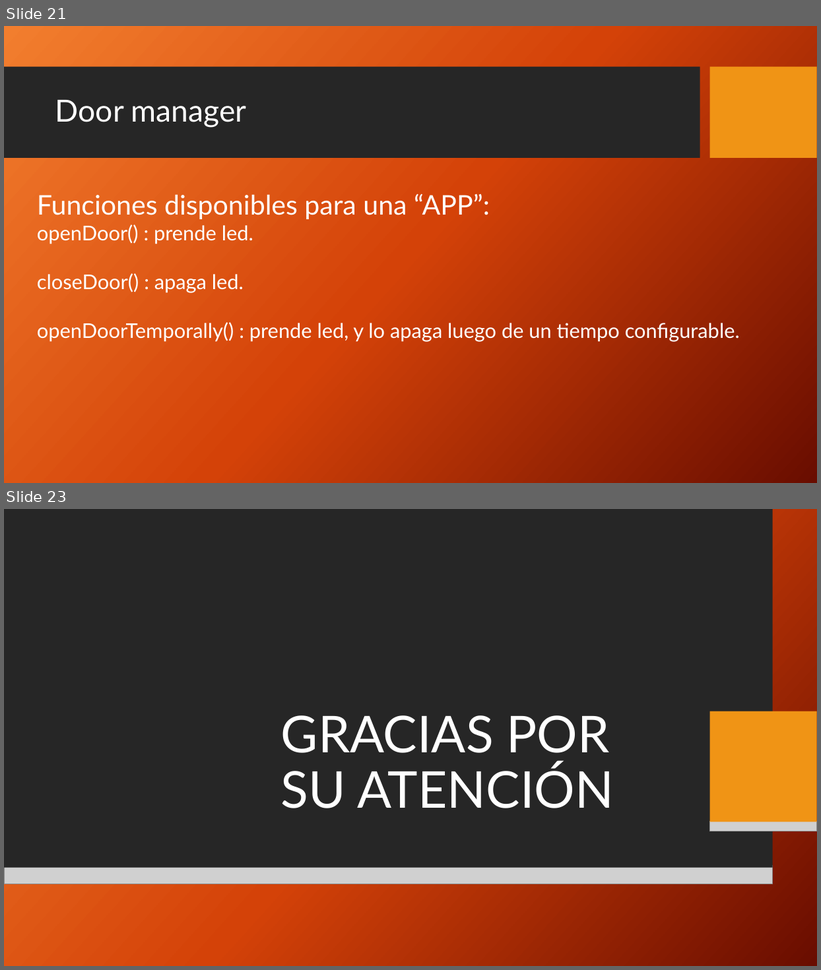
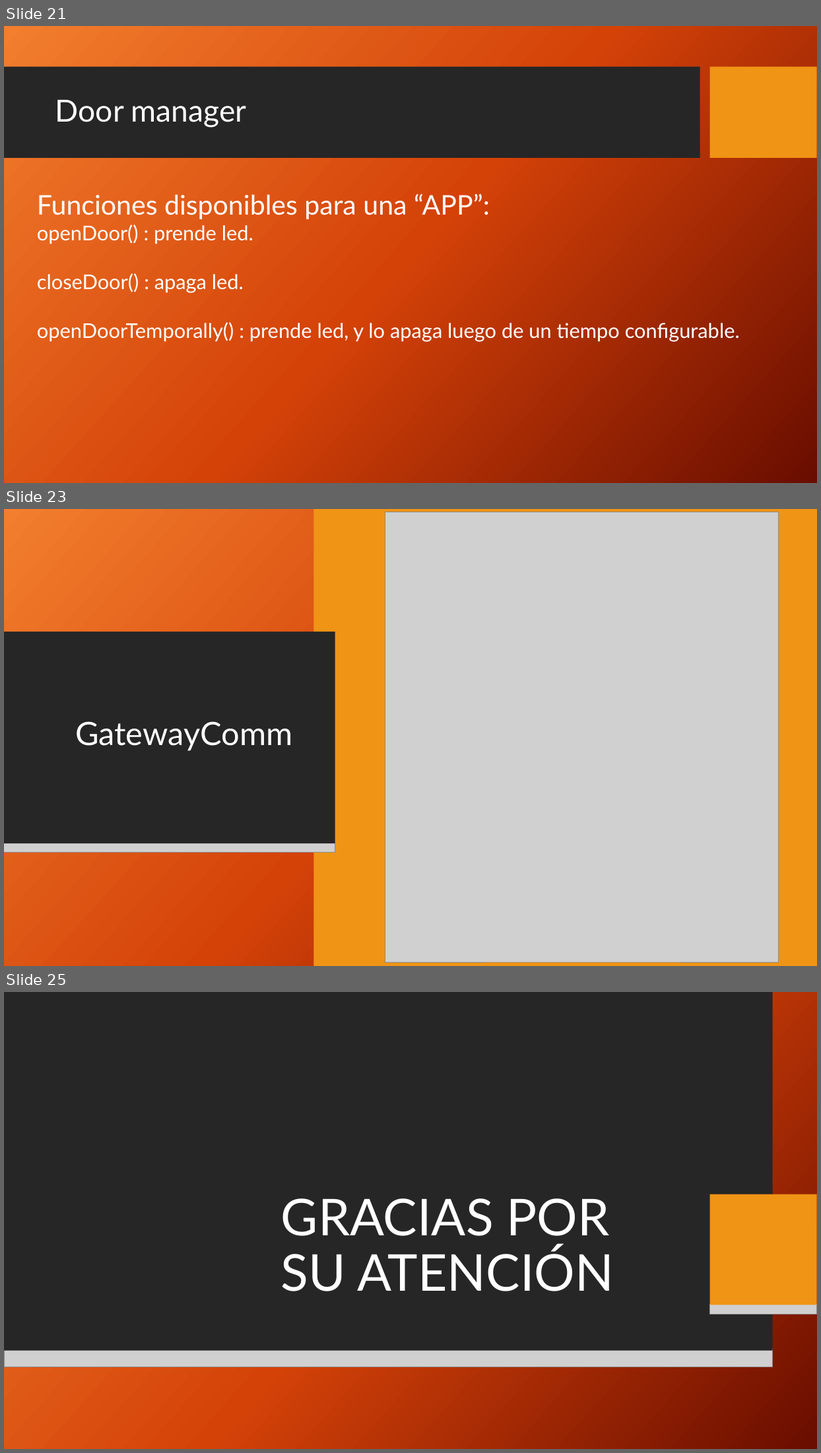
Before and after one commit to mlarroque/TP4-LABmicros, a slide deck: projectsTP4/PPT/Control de Acceso + RTOS + CLOUD.pptx. Shown one above the other, each under a label of ours: slides 21 and 23 before the commit, slides 21, 23 and 25 after it; the slides between them are not shown. The pictures are 821x970 and 821x1453 pixels, drawn with LibreOffice and Linux fonts; fonts in the diff are those of the drawing; grey boxes stand for pictures; background and template pictures are left out. Boxes give left, top, right and bottom in pixels: in the first picture for what was removed or moved away, otherwise in the second. Text is boxed around its words. In the diff, an @@ line names an element or a change of style, - is before the commit and + after.

```diff
--- a/projectsTP4/PPT/Control de Acceso + RTOS + CLOUD.pptx
+++ b/projectsTP4/PPT/Control de Acceso + RTOS + CLOUD.pptx
@@ slide 23 added at [4, 509, 817, 966], background picture (left out); not listed: 2 template elements that a slide beside it also shows @@
@@ rectangle added at [4, 509, 817, 966], fill gradient #F18031 to #D54209 to #6A0D00 @@
@@ rectangle added at [314, 509, 817, 966], fill #F09415 @@
@@ picture added at [385, 512, 779, 963] @@
@@ rectangle added at [4, 632, 335, 844], fill #262626 @@
@@ rectangle added at [4, 682, 603, 793], fill #262626 @@
@@ rectangle added at [612, 682, 817, 793], fill #F09415 @@
@@ title added at [75, 722, 292, 751], 38 pt, text #FFFFFF @@
+GatewayComm
@@ picture added at [4, 792, 603, 811] @@
@@ picture added at [612, 792, 817, 811] @@
@@ picture added at [4, 843, 335, 852] @@
@@ what was slide 23 is now slide 25 @@
```
Also in this commit, not shown: 2 other slides added, 1 slide removed, 4 other files.
